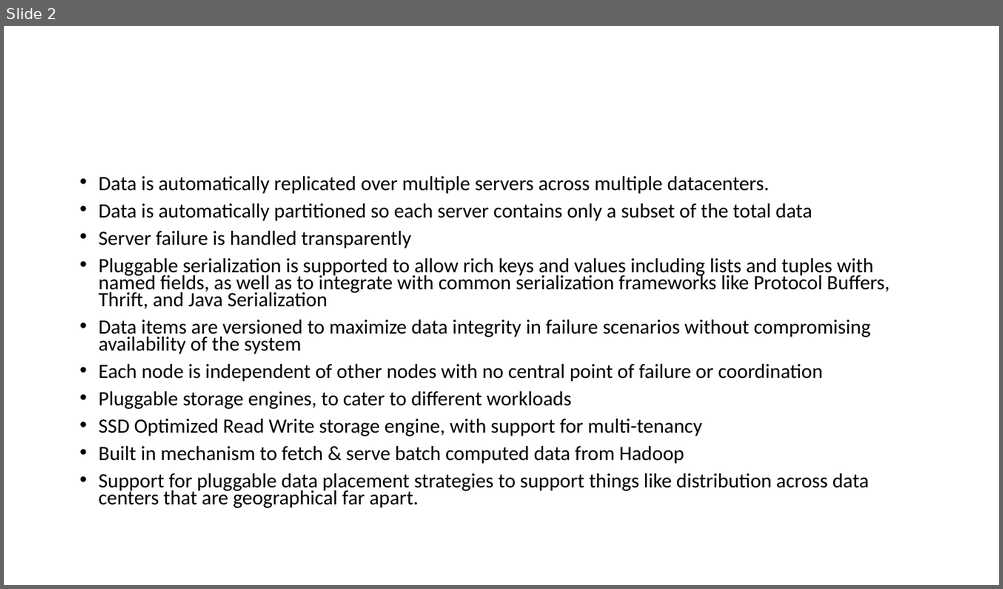
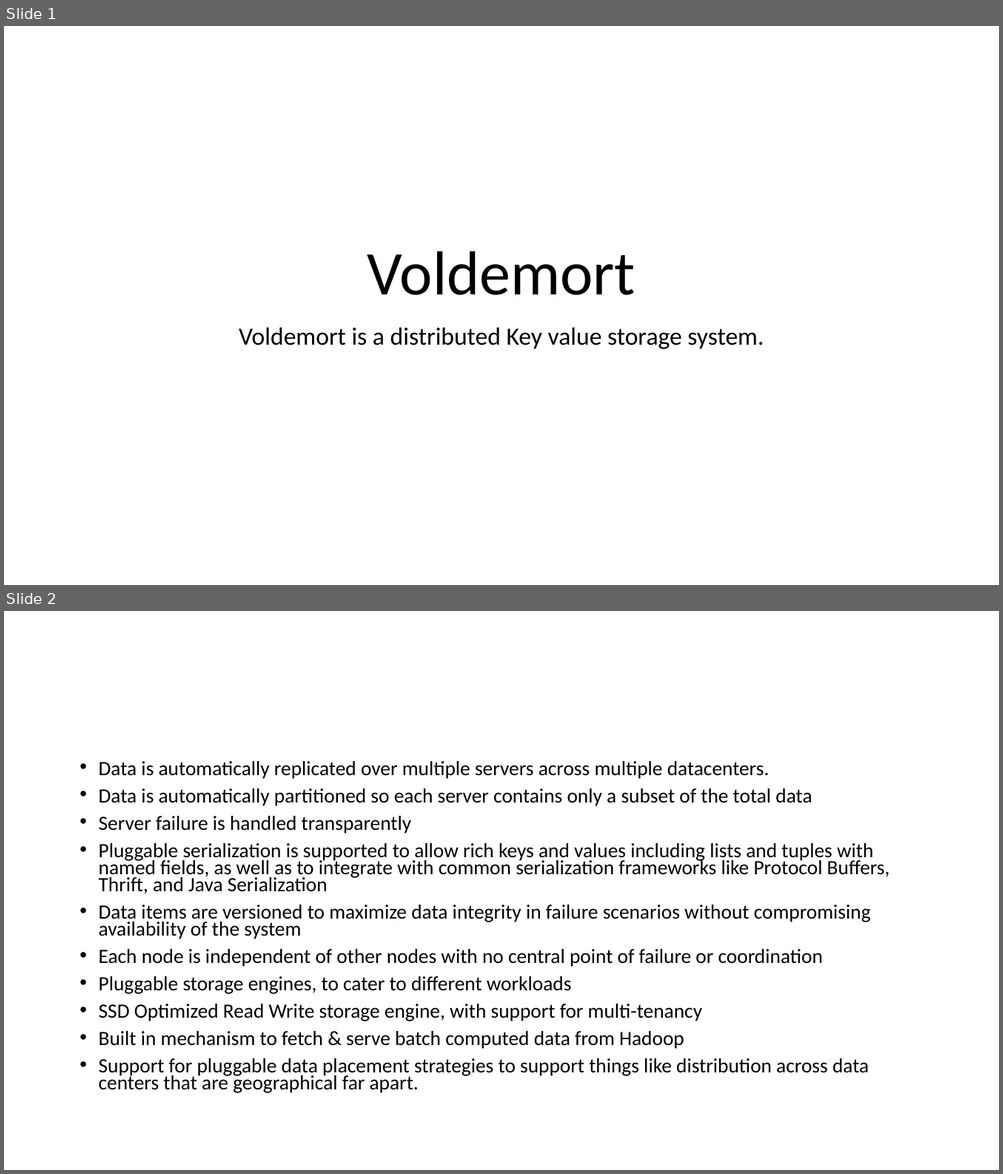
Before and after one commit to ashishgit1992/voldemort, a slide deck: voldemort_doc.pptx. Shown one above the other, each under a label of ours: slide 2 before the commit, slides 1 and 2 after it. The pictures are 1003x589 and 1003x1174 pixels, drawn with LibreOffice and Linux fonts; fonts in the diff are those of the drawing. Boxes give left, top, right and bottom in pixels: in the first picture for what was removed or moved away, otherwise in the second. Text is boxed around its words. In the diff, an @@ line names an element or a change of style, - is before the commit and + after.

```diff
--- a/voldemort_doc.pptx
+++ b/voldemort_doc.pptx
@@ slide 1 added at box(4, 26, 999, 585), background #FFFFFF @@
@@ title added at box(367, 251, 635, 295), 60 pt, text #000000 @@
+Voldemort
@@ subtitle added at box(239, 327, 763, 349), 24 pt, text #000000 @@
+Voldemort is a distributed Key value storage system.
```
Also in this commit, not shown: 1 slide changed, 6 other slides added, 2 slides removed, 1 other file.
